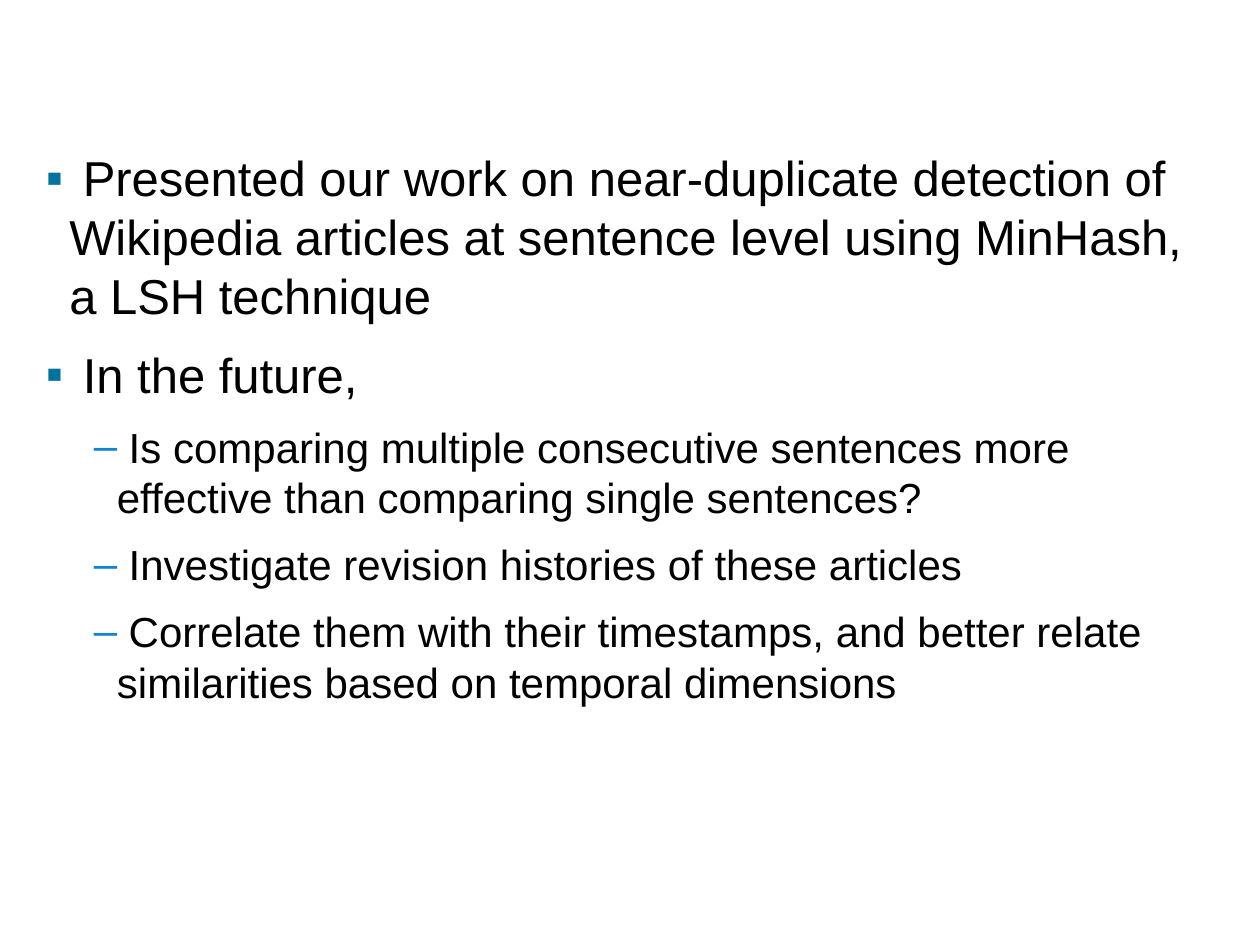
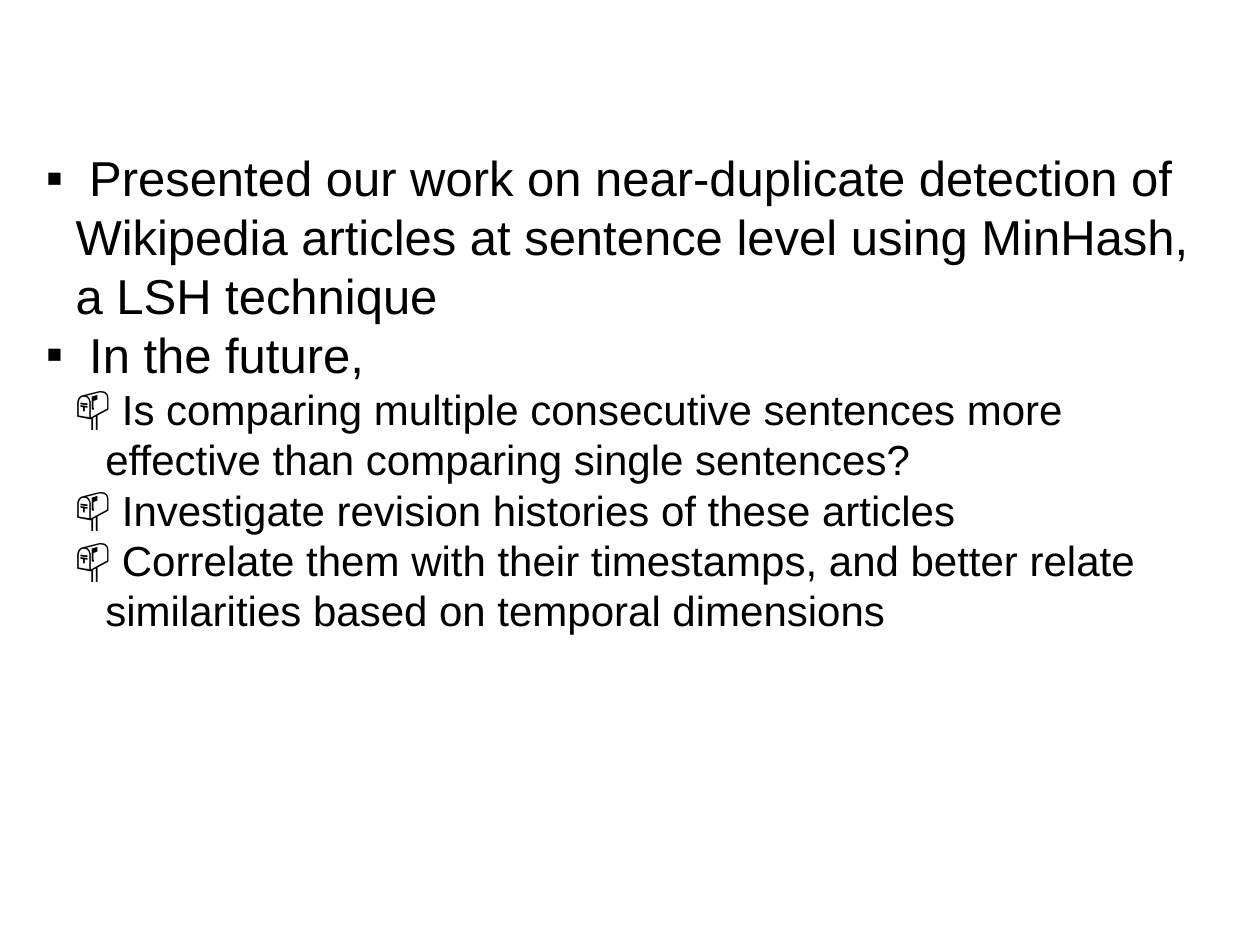
Before and after one commit to seweissman/wikiduper, a slide deck: slide 17 of presentation/NearDupDetectionWikipedia.pptx. Drawn at 1260x945 pixels with LibreOffice and Linux fonts; fonts in the diff are those of the drawing; background and template pictures are left out. Boxes give left, top, right and bottom in pixels: in the first picture for what was removed or moved away, otherwise in the second. Text is boxed around its words. In the diff, an @@ line names an element or a change of style, - is before the commit and + after.

```diff
--- a/presentation/NearDupDetectionWikipedia.pptx
+++ b/presentation/NearDupDetectionWikipedia.pptx
@@ text "Presented our work on near-duplicate ..." at <box>76,160,1188,635</box>: indent changed; less space between paragraphs; bullet – to 📫 @@
```
Also in this commit, not shown: 17 other slides changed.
